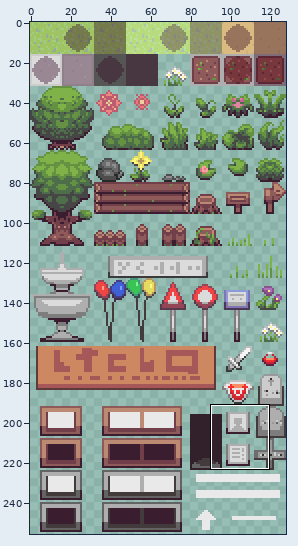
Edited in one commit: sprite sheet (Content/Images/Textures2D/Tilesets/town.png). The picture above shows the old version from afar; the outline marks the close-up.
Close-up. First the earlier version:
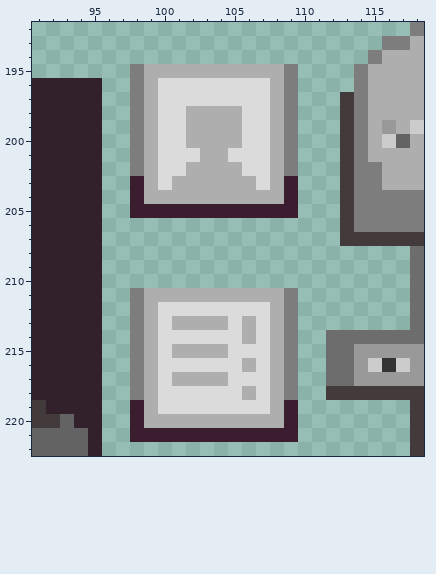
The file is 128x256 pixels. Colours within 5 levels of each other are drawn and written as one. Shown: x 91..118, y 192..222.
The result:
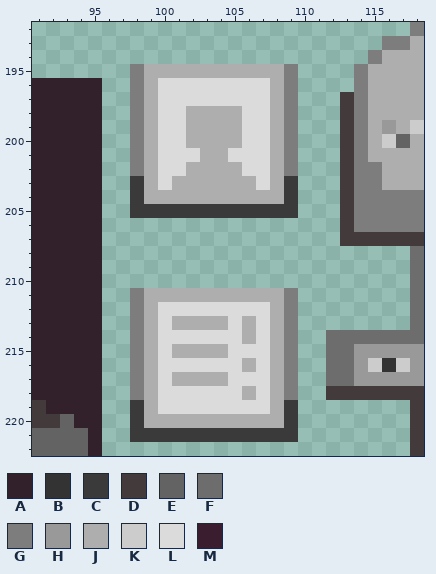
Palette (. is transparent): A #32202b  B #333333  C #3a3a3a  D #433b3b  E #636363  F #6d6d6d  G #7d7d7d  H #999999  J #aeaeae  K #cccccc  L #dbdbdb  M #3a1e30
From old to new:
y 203..204: x 98 M -> C; x 109 M -> C
y 205: x 98..109 MMMMMMMMMMMM -> CCCCCCCCCCCC
y 219..220: x 98 M -> C; x 109 M -> C
y 221: x 98..109 MMMMMMMMMMMM -> CCCCCCCCCCCC
